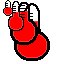
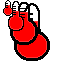
Before/after of a w=64, h=64 layered artwork. What changed in the layer stack:
painted on "32" over [13, 11, 19, 15]
painted on "48" over [21, 5, 28, 13]
